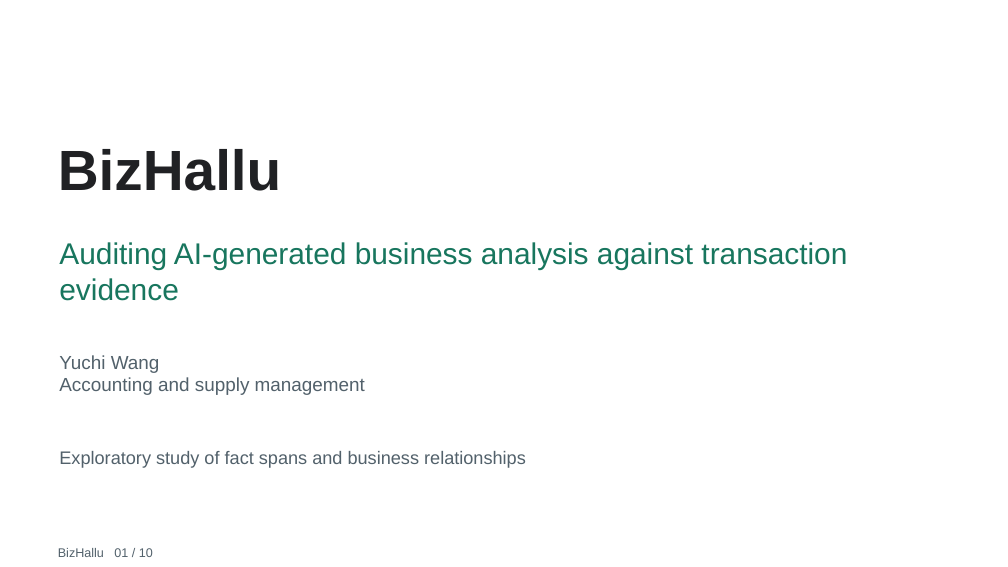
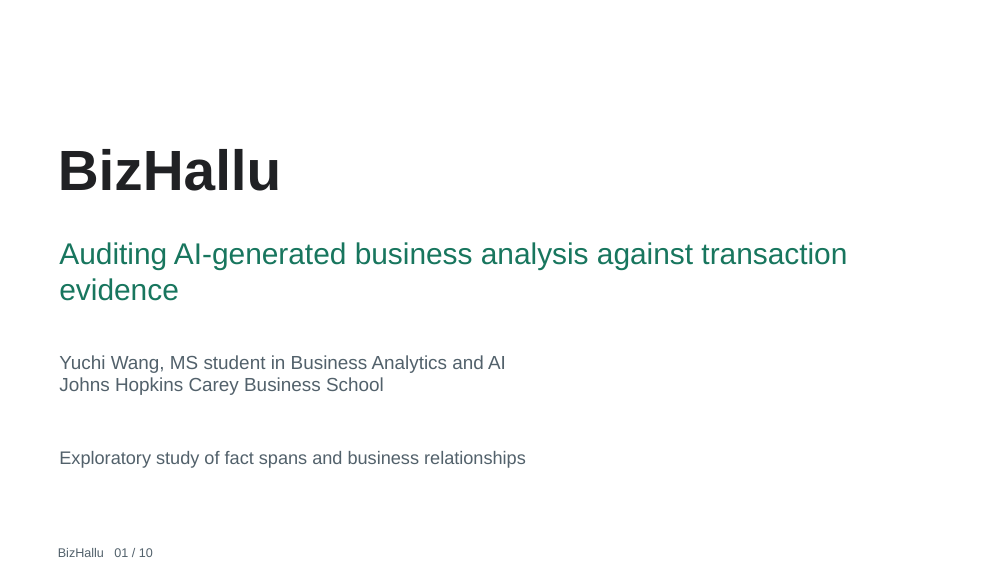
Before and after one commit to Yuchi-Wang02/bizhallu, a slide deck: slide 1 of docs/assets/bizhallu_interview_v2.pptx. Drawn at 1008x567 pixels with LibreOffice and Linux fonts; fonts in the diff are those of the drawing. Boxes give left, top, right and bottom in pixels: in the first picture for what was removed or moved away, otherwise in the second. Text is boxed around its words. In the diff, an @@ line names an element or a change of style, - is before the commit and + after.

Commit message:
Update author profile to current JHU Carey BAAI student

```diff
--- a/docs/assets/bizhallu_interview_v2.pptx
+++ b/docs/assets/bizhallu_interview_v2.pptx
@@ text at [59,355,506,395]: text changed @@
-Yuchi Wang
-Accounting and supply management
+Yuchi Wang, MS student in Business Analytics and AI
+Johns Hopkins Carey Business School
```
Also in this commit, not shown: 20 other files.
